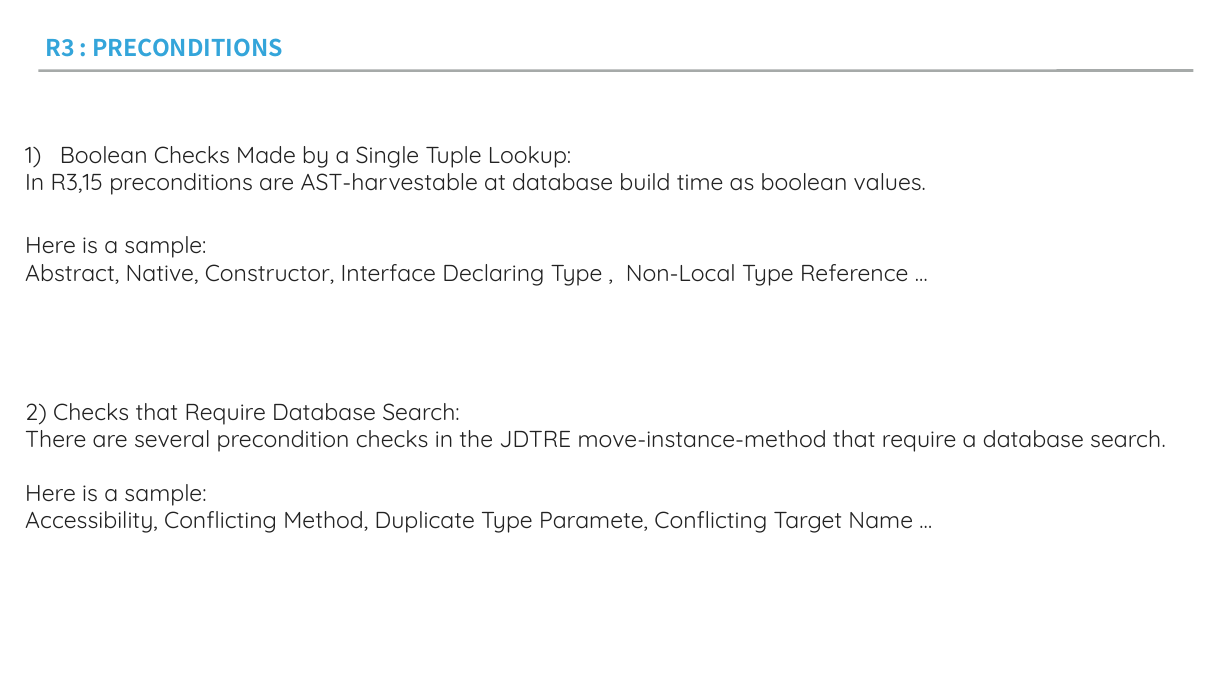
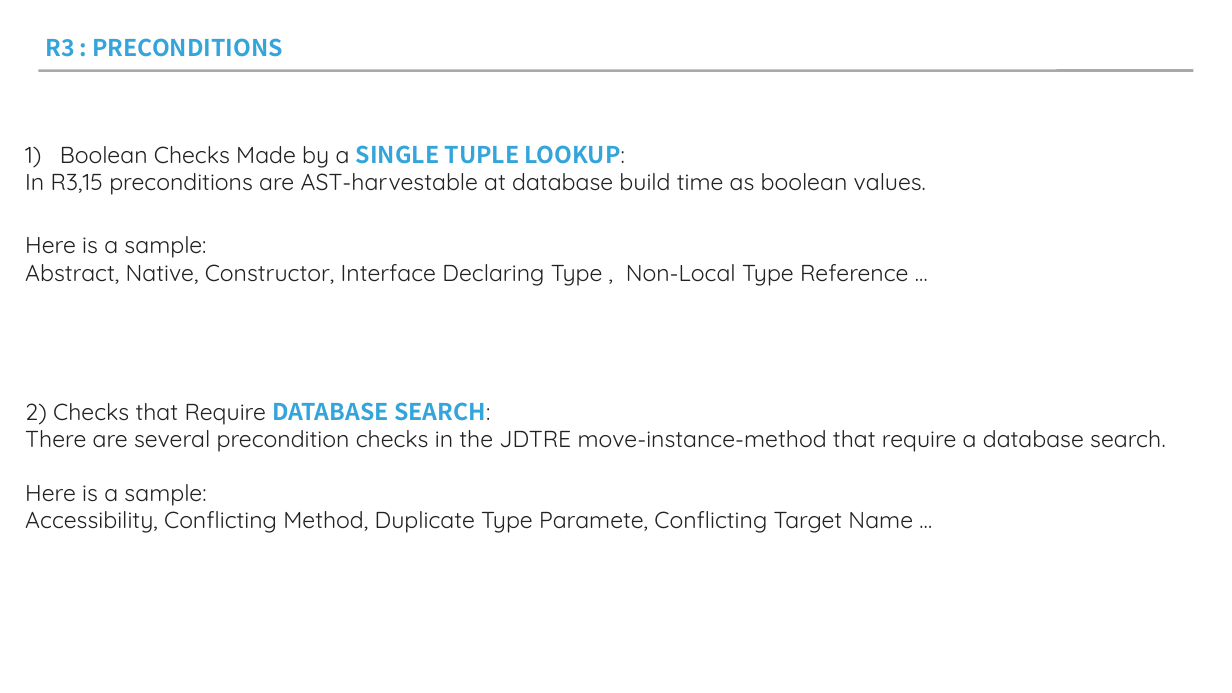
Before and after one commit to kevin-collins/1, a slide deck: slide 11 of 期末作业/面向对象.pptx (slide 9 before the commit). Drawn at 1232x693 pixels with LibreOffice and Linux fonts; fonts in the diff are those of the drawing. Boxes give left, top, right and bottom in pixels: in the first picture for what was removed or moved away, otherwise in the second. Text is boxed around its words. In the diff, an @@ line names an element or a change of style, - is before the commit and + after.

```diff
--- a/期末作业/面向对象.pptx
+++ b/期末作业/面向对象.pptx
@@ text at box(60, 145, 625, 168): text changed @@
-1) Boolean Checks Made by a Single Tuple Lookup:
+1) Boolean Checks Made by a SINGLE TUPLE LOOKUP:
@@ text at box(25, 402, 490, 425): text changed @@
-2) Checks that Require Database Search:
+2) Checks that Require DATABASE SEARCH:
```
Also in this commit, not shown: 7 other slides changed, 3 slides added, 2 slides removed, 41 other files.
